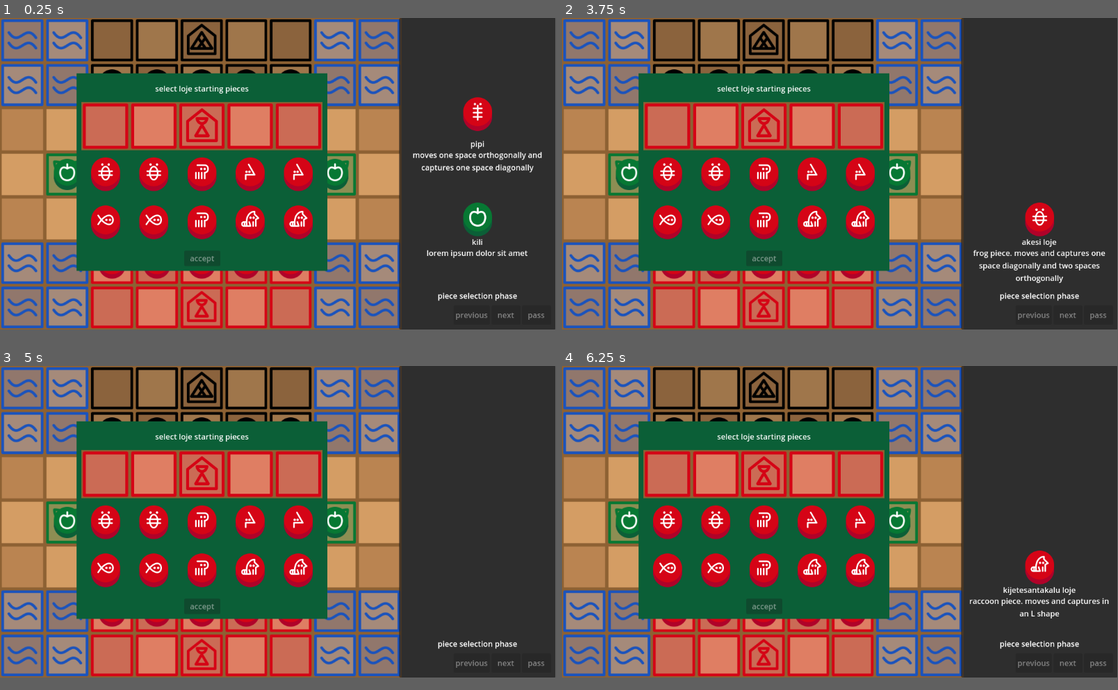
Above: before the commit, frames 1-4 (two rows, left to right).
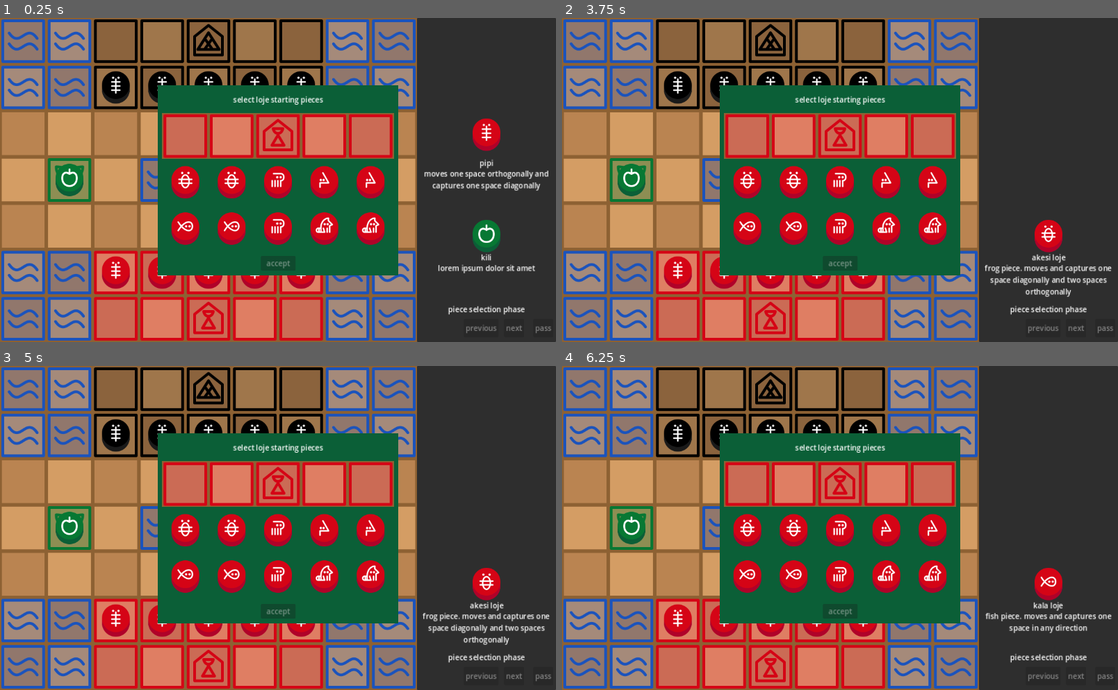
Above: after the commit, the same moments.

Repository: musi-soweli/MusiSoweli
Game: Godot game, scene res://test.tscn
Same seed, same stepped clock (60 frames per second), same inputs: the game is played once before the commit and once after it. Before the commit the project has no main scene; this scene is started directly in both runs.
Inputs (mouse positions are in pixels of both pictures, inside the frame that each line leads up to):
- Up to frame 1 (0.25 s): no input
- Up to frame 2 (3.75 s): click (584, 40) at 0.52 s; click (584, 40) at 1.27 s; click (584, 40) at 2.02 s; tap Enter at 2.75 s; move the mouse to (962, 157) at 2.77 s; tap Space at 3.5 s; move the mouse to (728, 189) at 3.52 s
- Up to frame 3 (5 s): tap Enter at 4.25 s; move the mouse to (333, 453) at 4.27 s
- Up to frame 4 (6.25 s): tap Space at 5 s; move the mouse to (812, 583) at 5.02 s; tap Enter at 5.75 s; move the mouse to (1006, 566) at 5.77 s
The window is 799x449 before the commit and 800x467 after it. Grey fills any space a smaller window leaves; there, only what the larger window draws over its background counts as a difference.

The runs differ from the first frame. In frame 1, 53% of the frame differs, in the area x 0-100%, y 0-100%; in frame 2, 52%; in frame 3, 51%; in frame 4, 51%.

Commit message:
UI changes

Diff:
--- a/Scripts/board_display.gd
+++ b/Scripts/board_display.gd
@@ -36,6 +36,7 @@
 			display.connect("empty_selected", Callable(self, "on_empty_selected"))
 			add_child(display)
 
+func _process(delta):
 	size.x = (size.y / 7.0) * 9.0
 
 func update_grid(board_state: BoardState):
--- /dev/null
+++ b/main.tscn
@@ -0,0 +1,148 @@
+[gd_scene format=3 uid="uid://b46dorjmtb4dy"]
+
+[node name="Control" type="Control"]
+layout_mode = 3
+anchors_preset = 15
+anchor_right = 1.0
+anchor_bottom = 1.0
+grow_horizontal = 2
+grow_vertical = 2
+
+[node name="Main" type="Panel" parent="."]
+visible = false
+layout_mode = 1
+anchors_preset = 8
+anchor_left = 0.5
+anchor_top = 0.5
+anchor_right = 0.5
+anchor_bottom = 0.5
+offset_left = -250.0
+offset_top = -250.0
+offset_right = 250.0
+offset_bottom = 250.0
+grow_horizontal = 2
+grow_vertical = 2
+
+[node name="Label" type="Label" parent="Main"]
+layout_mode = 1
+anchors_preset = 8
+anchor_left = 0.5
+anchor_top = 0.5
+anchor_right = 0.5
+anchor_bottom = 0.5
+offset_left = -45.5
+offset_top = -47.0
+offset_right = 45.5
+offset_bottom = -24.0
+grow_horizontal = 2
+grow_vertical = 2
+text = "musi soweli"
+
+[node name="CreateButton" type="Button" parent="Main"]
+layout_mode = 1
+anchors_preset = 8
+anchor_left = 0.5
+anchor_top = 0.5
+anchor_right = 0.5
+anchor_bottom = 0.5
+offset_left = -100.0
+offset_top = -7.5
+offset_right = 100.0
+offset_bottom = 27.5
+grow_horizontal = 2
+grow_vertical = 2
+text = "create game"
+
+[node name="JoinButton" type="Button" parent="Main"]
+layout_mode = 1
+anchors_preset = 8
+anchor_left = 0.5
+anchor_top = 0.5
+anchor_right = 0.5
+anchor_bottom = 0.5
+offset_left = -100.0
+offset_top = 37.5
+offset_right = 100.0
+offset_bottom = 72.5
+grow_horizontal = 2
+grow_vertical = 2
+disabled = true
+text = "join game"
+
+[node name="Create" type="Panel" parent="."]
+layout_mode = 1
+anchors_preset = 8
+anchor_left = 0.5
+anchor_top = 0.5
+anchor_right = 0.5
+anchor_bottom = 0.5
+offset_left = -250.0
+offset_top = -250.0
+offset_right = 250.0
+offset_bottom = 250.0
+grow_horizontal = 2
+grow_vertical = 2
+
+[node name="Label" type="Label" parent="Create"]
+layout_mode = 1
+anchors_preset = 5
+anchor_left = 0.5
+anchor_right = 0.5
+offset_left = -48.0
+offset_top = 15.0
+offset_right = 48.0
+offset_bottom = 38.0
+grow_horizontal = 2
+text = "create game"
+
+[node name="BackButton" type="Button" parent="Create"]
+layout_mode = 1
+offset_left = 10.0
+offset_top = 10.0
+offset_right = 110.0
+offset_bottom = 45.0
+text = "back"
+
+[node name="SpinBox" type="SpinBox" parent="Create"]
+layout_mode = 1
+anchors_preset = 8
+anchor_left = 0.5
+anchor_top = 0.5
+anchor_right = 0.5
+anchor_bottom = 0.5
+offset_left = 26.0
+offset_top = -15.0
+offset_right = 109.063
+offset_bottom = 16.0
+grow_horizontal = 2
+grow_vertical = 2
+min_value = 1.0
+max_value = 6.0
+value = 4.0
+
+[node name="Label" type="Label" parent="Create/SpinBox"]
+layout_mode = 1
+anchors_preset = 4
+anchor_top = 0.5
+anchor_bottom = 0.5
+offset_left = -118.0
+offset_top = -11.5
+offset_right = -5.0
+offset_bottom = 11.5
+grow_vertical = 2
+text = "number of kili:"
+
+[node name="CreateButton" type="Button" parent="Create"]
+layout_mode = 1
+anchors_preset = 7
+anchor_left = 0.5
+anchor_top = 1.0
+anchor_right = 0.5
+anchor_bottom = 1.0
+offset_left = -50.0
+offset_top = -45.0
+offset_right = 50.0
+offset_bottom = -10.0
+grow_horizontal = 2
+grow_vertical = 0
+text = "create"
--- a/project.godot
+++ b/project.godot
@@ -11,8 +11,16 @@
 [application]
 
 config/name="musi soweli"
+run/main_scene="res://main.tscn"
 config/features=PackedStringArray("4.2", "GL Compatibility")
 config/icon="res://icon.svg"
+
+[display]
+
+window/size/viewport_width=1200
+window/size/viewport_height=700
+window/stretch/mode="canvas_items"
+window/stretch/aspect="expand"
 
 [rendering]
 
--- a/test.tscn
+++ b/test.tscn
@@ -22,8 +22,9 @@
 
 [node name="BoardDisplay" type="GridContainer" parent="."]
 layout_mode = 1
-offset_right = 648.0
-offset_bottom = 648.0
+anchors_preset = 9
+anchor_bottom = 1.0
+grow_vertical = 2
 theme_override_constants/h_separation = 0
 theme_override_constants/v_separation = 0
 columns = 9
@@ -32,16 +33,12 @@
 PIECE_SELECTION_DISPLAY = NodePath("../PieceSelectionDisplay")
 
 [node name="InfoPanel" type="Panel" parent="."]
-layout_mode = 1
-anchors_preset = 6
+custom_minimum_size = Vector2(300, 0)
+layout_mode = 1
+anchors_preset = 11
 anchor_left = 1.0
-anchor_top = 0.5
-anchor_right = 1.0
-anchor_bottom = 0.5
-offset_left = -324.0
-offset_top = -324.0
-offset_right = 1.0
-offset_bottom = 324.0
+anchor_right = 1.0
+anchor_bottom = 1.0
 grow_horizontal = 0
 grow_vertical = 2
 
@@ -268,11 +265,18 @@
 text = "pass"
 
 [node name="PieceSelectionDisplay" type="Panel" parent="."]
-layout_mode = 2
-offset_left = 159.0
-offset_top = 115.0
-offset_right = 679.0
-offset_bottom = 526.0
+layout_mode = 1
+anchors_preset = 8
+anchor_left = 0.5
+anchor_top = 0.5
+anchor_right = 0.5
+anchor_bottom = 0.5
+offset_left = -260.0
+offset_top = -205.5
+offset_right = 260.0
+offset_bottom = 205.5
+grow_horizontal = 2
+grow_vertical = 2
 theme_override_styles/panel = SubResource("StyleBoxFlat_ihssm")
 script = ExtResource("6_6rbbu")
 
